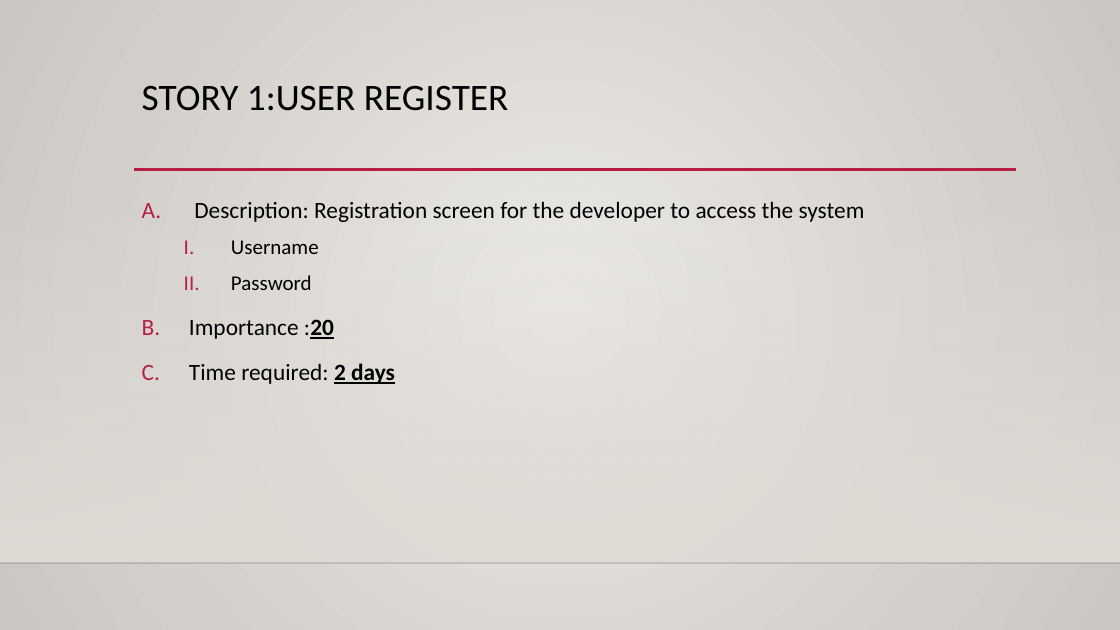
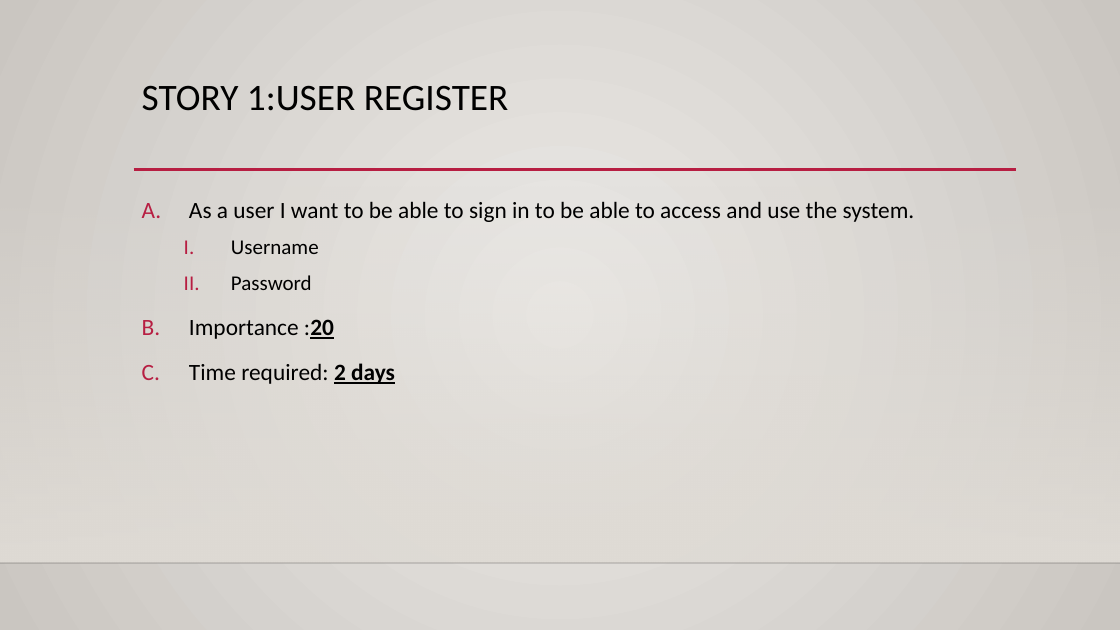
Before and after one commit to WillWagnerIV/The-Coconuts, a slide deck: slide 3 of Docs/Agile Docs/User Stories for Progression Tracking V1.pptx. Drawn at 1120x630 pixels with LibreOffice and Linux fonts; fonts in the diff are those of the drawing; background and template pictures are left out. Boxes give left, top, right and bottom in pixels: in the first picture for what was removed or moved away, otherwise in the second. Text is boxed around its words. In the diff, an @@ line names an element or a change of style, - is before the commit and + after.

```diff
--- a/Docs/Agile Docs/User Stories for Progression Tracking V1.pptx
+++ b/Docs/Agile Docs/User Stories for Progression Tracking V1.pptx
@@ text at <box>189,201,915,222</box>: text changed @@
-A. Description: Registration screen for the developer to access the system
+A. As a user I want to be able to sign in to be able to access and use the system.
```
Also in this commit, not shown: 13 other files.
